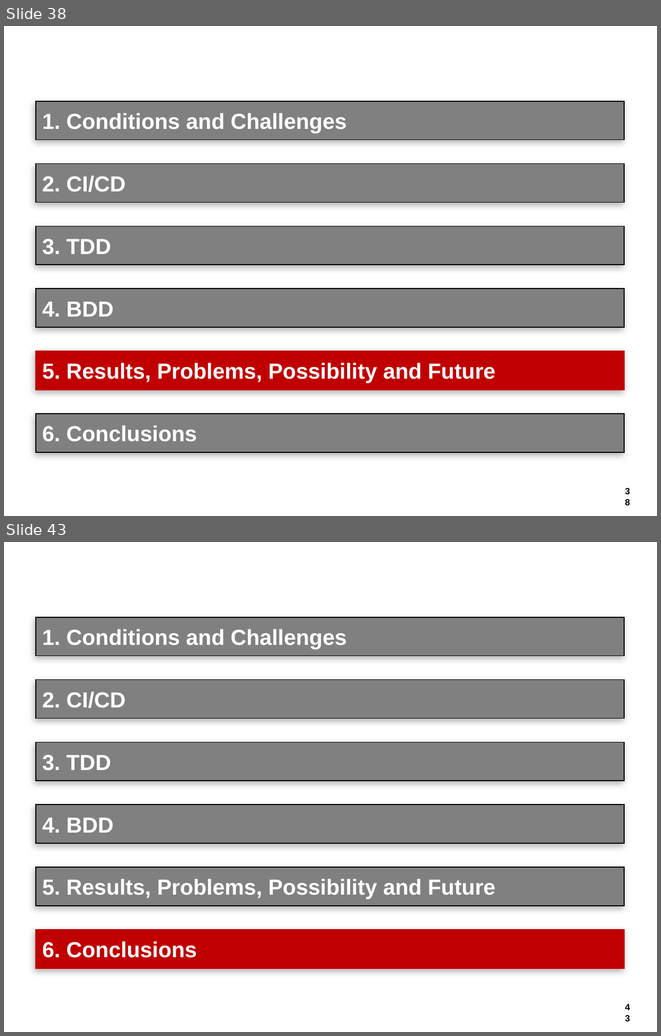
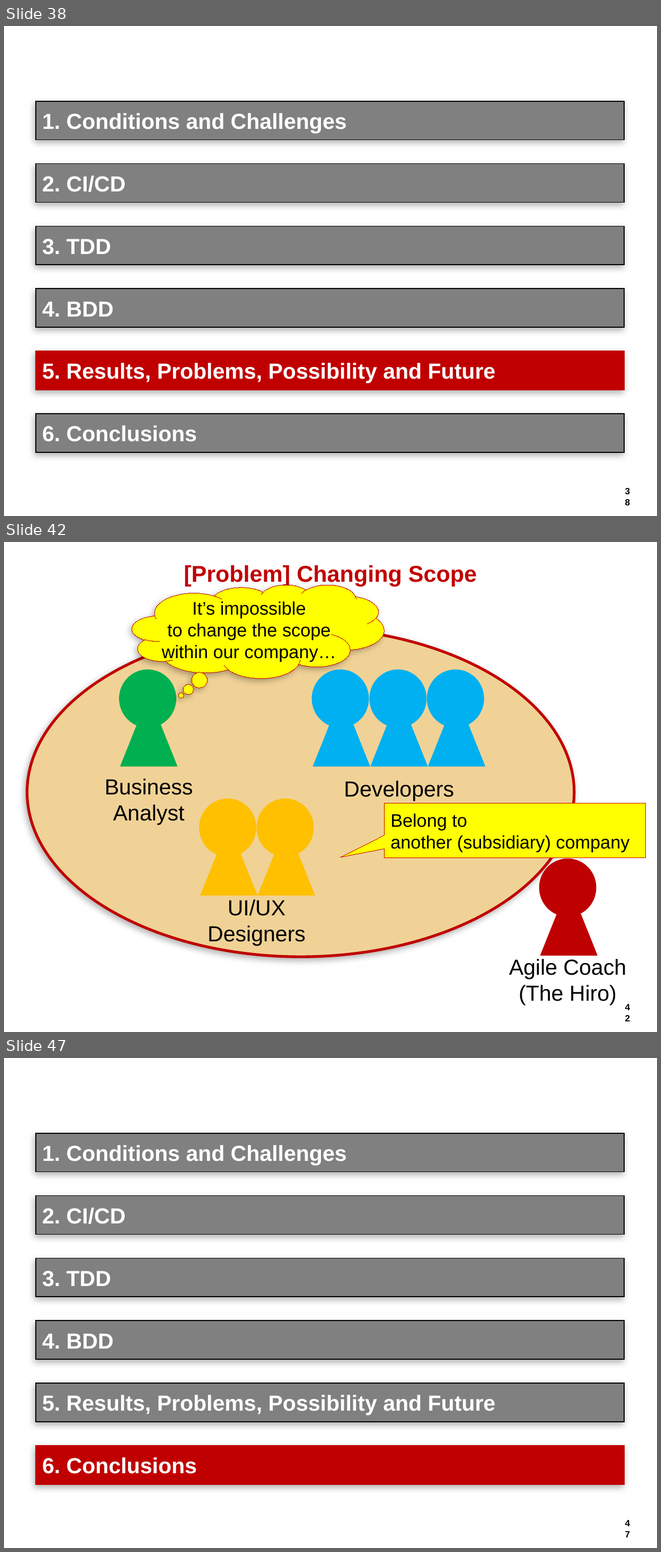
Before and after one commit to hageyahhoo/agile2014, a slide deck: presentations/TechnologyDrivenDevelopment.pptx. Shown one above the other, each under a label of ours: slides 38 and 43 before the commit, slides 38, 42 and 47 after it; the slides between them are not shown. The pictures are 661x1036 and 661x1552 pixels, drawn with LibreOffice and Linux fonts; fonts in the diff are those of the drawing; background and template pictures are left out. Boxes give left, top, right and bottom in pixels: in the first picture for what was removed or moved away, otherwise in the second. Text is boxed around its words. In the diff, an @@ line names an element or a change of style, - is before the commit and + after.

Commit message:
Done : Problems-Conclusions

```diff
--- a/presentations/TechnologyDrivenDevelopment.pptx
+++ b/presentations/TechnologyDrivenDevelopment.pptx
@@ slide 42 added at [4, 542, 657, 1032], background #FFFFFF; not listed: 1 template element that a slide beside it also shows @@
@@ title added at [184, 565, 477, 586], 25.2 pt, text #C00000, bold @@
+[Problem] Changing Scope
@@ thought cloud added at [132, 584, 384, 678], fill #FFFF00, outline #BF0000 0.75 pt, 20 pt, text #000000 @@
+It’s impossible
+to change the scope
+within our company…
@@ ellipse added at [27, 627, 574, 956], fill #F0D296, outline #C00000 3 pt @@
@@ ellipse added at [120, 670, 176, 728], fill #00B050, outline #00B050 0.75 pt @@
@@ group added at [312, 670, 485, 801]: 3 triangles, 3 ellipses, 1 text @@
+Developers
@@ triangle added at [120, 696, 176, 766], fill #00B050, outline #00B050 0.75 pt @@
@@ text added at [105, 778, 193, 824], 24 pt, text #000000 @@
+Business
+Analyst
@@ group added at [199, 799, 314, 946]: 2 triangles, 2 ellipses, 1 text @@
+UI/UX
+Designers
@@ speech box added at [384, 803, 646, 857], fill #FFFF00, outline #C00000 0.75 pt, 20 pt, text #000000 @@
+Belong to
+another (subsidiary) company
@@ ellipse added at [539, 859, 595, 916], fill #BF0000, outline #BF0000 0.75 pt @@
@@ triangle added at [541, 885, 597, 955], fill #BF0000, outline #BF0000 0.75 pt @@
@@ text added at [509, 959, 626, 1005], 24 pt, text #000000 @@
+Agile Coach
+(The Hiro)
@@ what was slide 43 is now slide 47 @@
```
Also in this commit, not shown: 5 slides changed, 9 other slides added, 5 slides removed.
